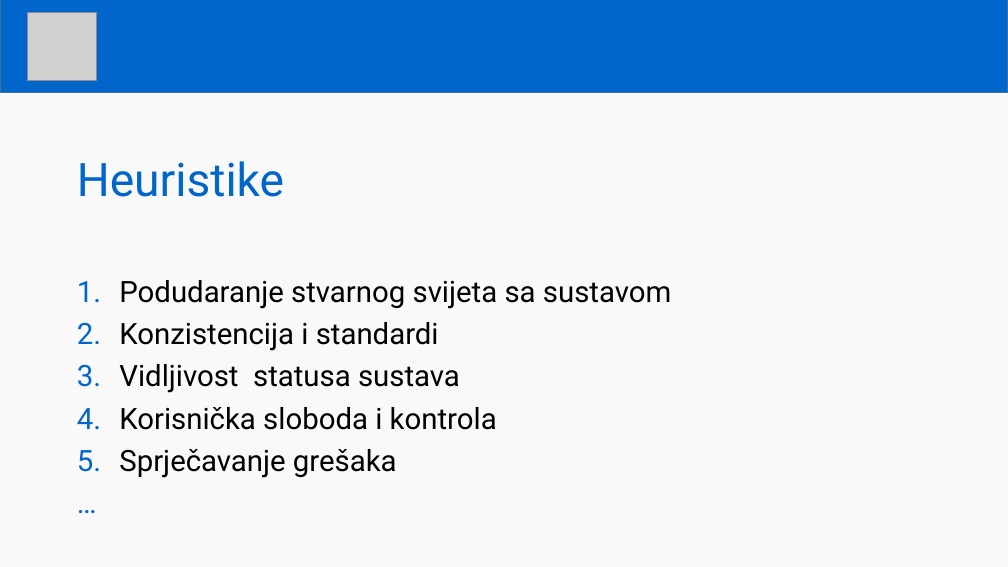
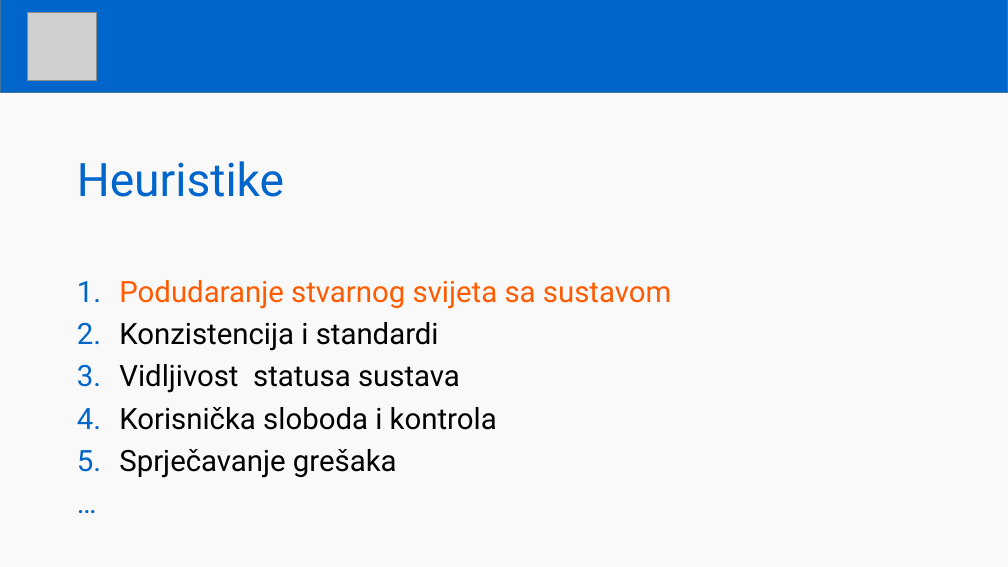
Before and after one commit to mirkobraic/HCIProject, a slide deck: slide 6 of docs/obrana/extreme-sports.pptx. Drawn at 1008x567 pixels with LibreOffice and Linux fonts; fonts in the diff are those of the drawing; grey boxes stand for pictures. Boxes give left, top, right and bottom in pixels: in the first picture for what was removed or moved away, otherwise in the second. Text is boxed around its words. In the diff, an @@ line names an element or a change of style, - is before the commit and + after.

```diff
--- a/docs/obrana/extreme-sports.pptx
+++ b/docs/obrana/extreme-sports.pptx
@@ text at [119, 280, 671, 309]: text colour #000000 to #FF5C01 in "Podudaranje stvarnog svijeta sa sustavom" @@
```
Also in this commit, not shown: 3 other slides changed, 18 slides added, 2 other files.
